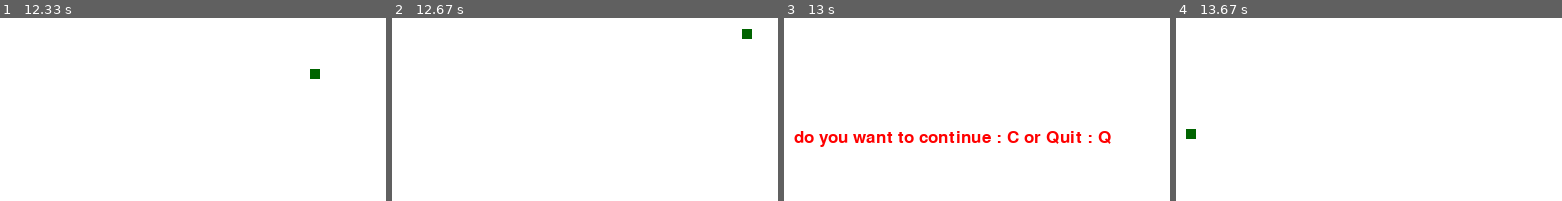
Above: before the commit, frames 1-4 (left to right).
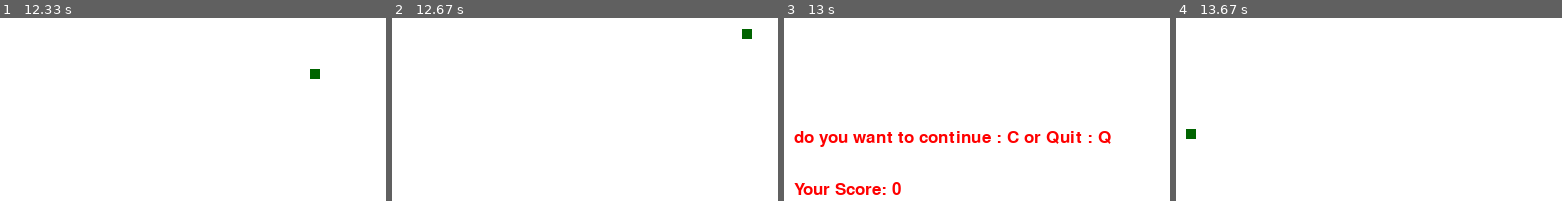
Above: after the commit, the same moments.

Repository: Anubhav-verma/pyGameSnake
Game: pygame game, started from Snake.py
Same seed, same stepped clock (60 frames per second), same inputs: the game is played once before the commit and once after it.
Inputs:
- Up to frame 1 (12.33 s): hold Up 0.33-0.8 s; hold Right 0.83-1.47 s; hold Down 1.5-1.87 s; hold Left 1.9-2.37 s; hold Right 2.4-2.87 s; hold Up 2.9-3.2 s; hold Right 3.23-3.7 s; hold Left 3.73-4.27 s; hold Down 4.3-4.6 s; hold Left 4.63-5.03 s; hold Up 5.07-5.43 s; hold Right 5.47-6.1 s; hold Down 6.13-6.5 s; hold Left 6.53-7 s; hold Right 7.03-7.5 s; hold Up 7.53-7.83 s; hold Right 7.87-8.33 s; hold Left 8.37-8.9 s; hold Down 8.93-9.23 s; hold Left 9.27-9.67 s; hold Up 9.7-10.07 s; hold Right 10.1-10.73 s; hold Down 10.77-11.13 s; hold Left 11.17-11.63 s; hold Right 11.67-12.13 s; hold Up from 12.17 s (still down)
- Up to frame 2 (12.67 s): release Up at 12.47 s; hold Right from 12.5 s (still down)
- Up to frame 3 (13 s): release Right at 12.97 s
- Up to frame 4 (13.67 s): tap C at 13.57 s
The pictures show only the part of the screen within x 50-100%, y 50-100%; the shares and areas given below are measured in that part.

Frames 1-2 are identical in both runs. In frame 3, 0.9% of the frame differs, in the area x 2-31%, y 89-97%; in frame 4, nothing differs.

Commit message:
Added Score panel in the gameover screen

Diff:
--- a/Snake.py
+++ b/Snake.py
@@ -22,9 +22,11 @@
 font = pygame.font.SysFont(None, 25)
 
 
-def message(msj, color):
+def message(msj, score, color):
     screen_text = font.render(msj, True, color)
+    score_text = font.render(score, True, color)
     gamedisplay.blit(screen_text, [width / 2, hight / 2])
+    gamedisplay.blit(score_text, [width / 2, hight / 1.7])
 
 def game_score(score, color):
     screen_text = font.render(str(score), True, color)
@@ -45,7 +47,7 @@
     while not gameexit:
         while gameover == True:
             gamedisplay.fill(white)
-            message("do you want to continue : C or Quit : Q", red)
+            message("do you want to continue : C or Quit : Q", "Your Score: "+str(score), red)
             pygame.display.update()
 
             for event in pygame.event.get():
Not shown, added: .gitignore
